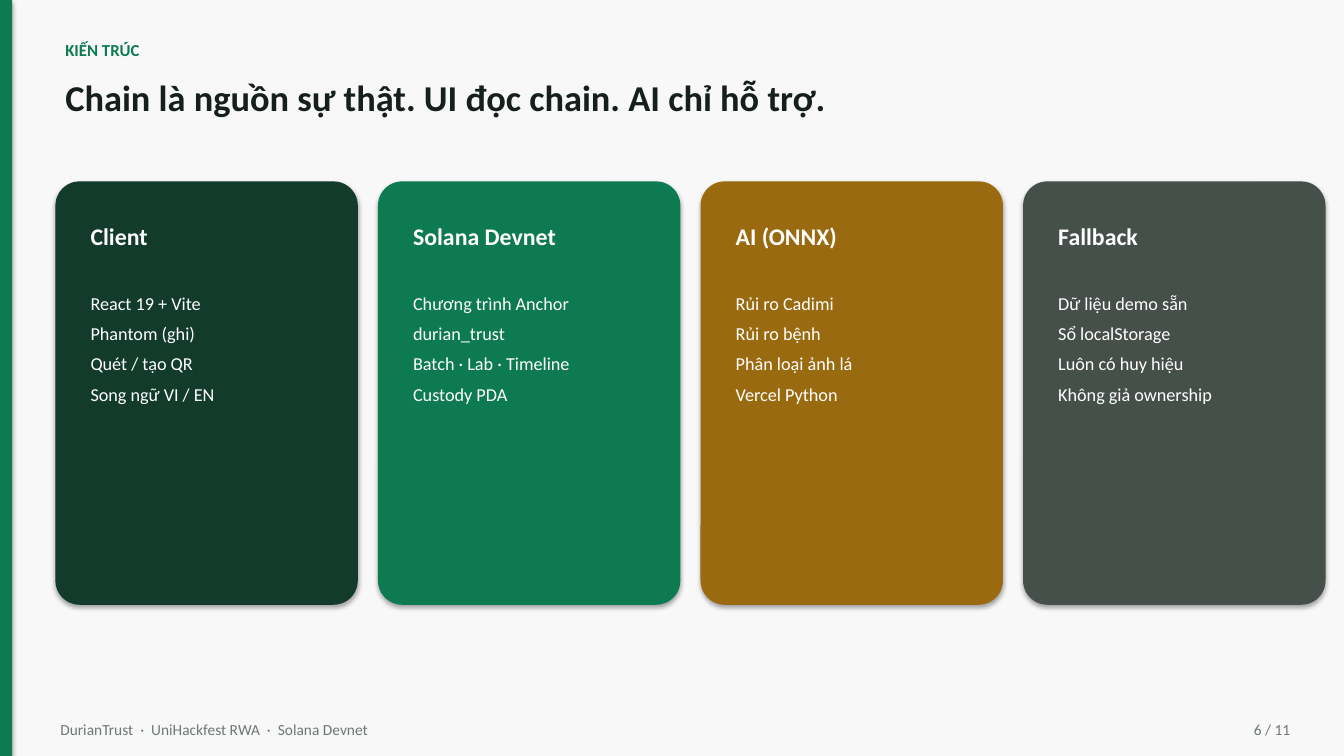
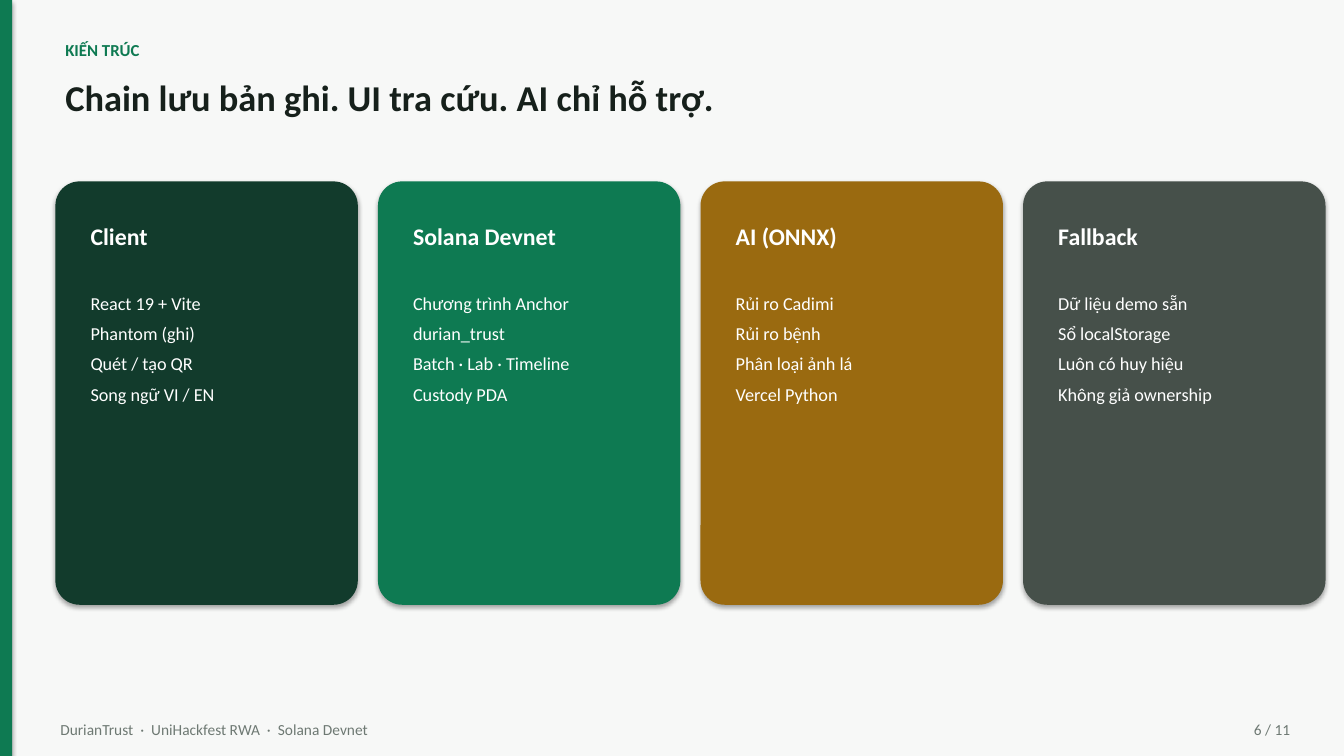
Before and after one commit to vinhelysia/DurainCheckerDemo, a slide deck: slide 6 of DurianTrust_Pitch_Deck.pptx. Drawn at 1344x756 pixels with LibreOffice and Linux fonts; fonts in the diff are those of the drawing. Boxes give left, top, right and bottom in pixels: in the first picture for what was removed or moved away, otherwise in the second. Text is boxed around its words. In the diff, an @@ line names an element or a change of style, - is before the commit and + after.

```diff
--- a/DurianTrust_Pitch_Deck.pptx
+++ b/DurianTrust_Pitch_Deck.pptx
@@ text at bbox=[65, 81, 714, 118]: text changed @@
-Chain là nguồn sự thật. UI đọc chain. AI chỉ hỗ trợ.
+Chain lưu bản ghi. UI tra cứu. AI chỉ hỗ trợ.
```
Also in this commit, not shown: 6 other slides changed, 9 other files.
